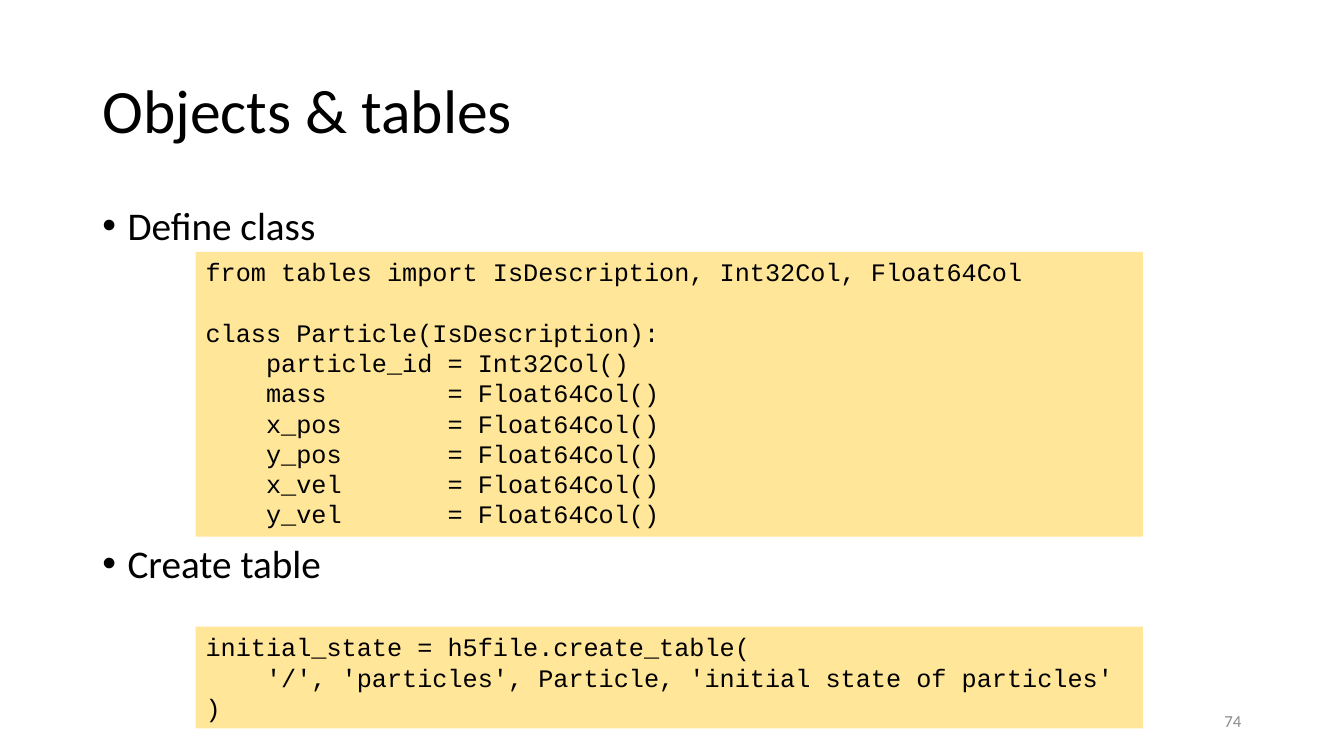
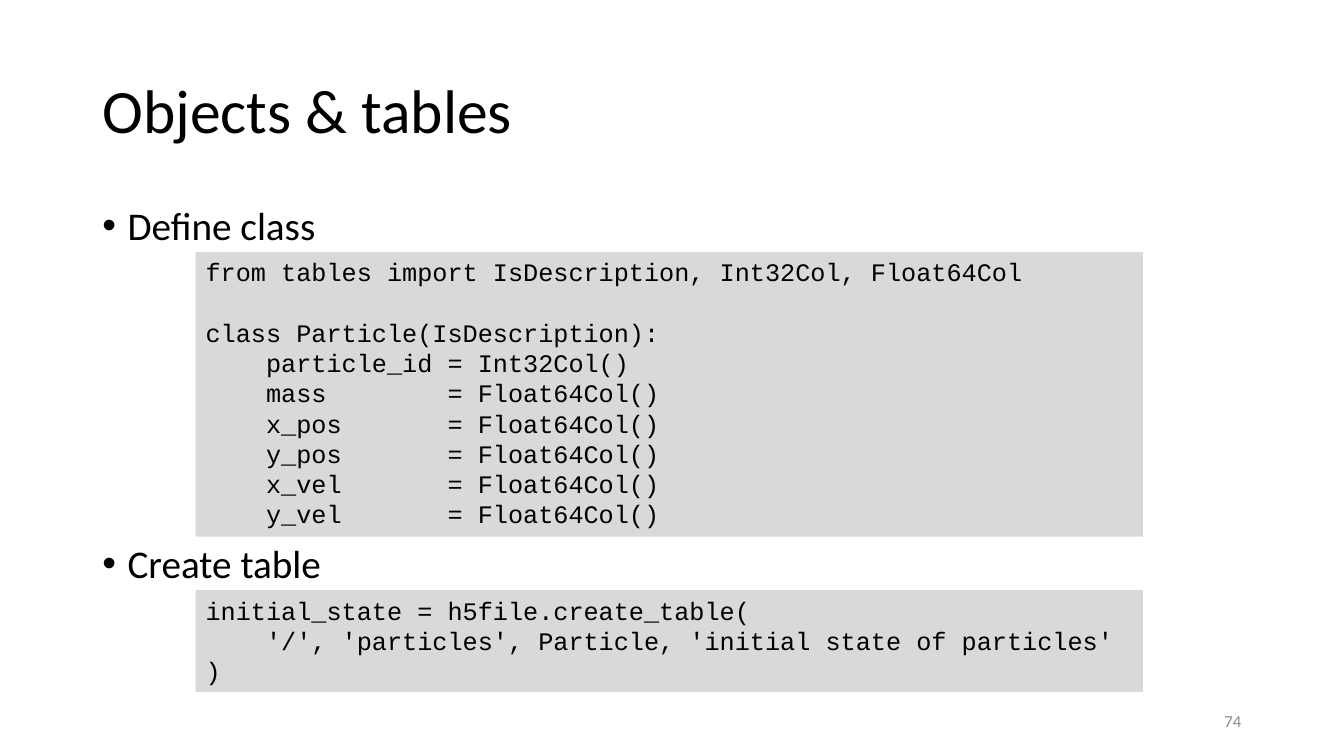
Before and after one commit to gjbex/Scientific-Python, a slide deck: slide 74 of scientific_python.pptx. Drawn at 1344x756 pixels with LibreOffice and Linux fonts; fonts in the diff are those of the drawing. Boxes give left, top, right and bottom in pixels: in the first picture for what was removed or moved away, otherwise in the second. Text is boxed around its words. In the diff, an @@ line names an element or a change of style, - is before the commit and + after.

Commit message:
Fix formatting HDF5 section

```diff
--- a/scientific_python.pptx
+++ b/scientific_python.pptx
@@ rectangle "from tables import IsDescription, Int32Col, ..." at [196, 252, 1143, 537]: fill #FFE699 to #D9D9D9 @@
@@ rectangle "initial_state = h5file.create_table( '/', 'particles', ..." at [196, 590, 1143, 692]: fill #FFE699 to #D9D9D9 @@
@@ rectangle "initial_state = h5file.create_table( '/', 'particles', ...": place and size @@
-rectangle "initial_state = h5file.create_table( '/', 'particles', ..." at [196, 627, 1143, 729]
+rectangle "initial_state = h5file.create_table( '/', 'particles', ..." at [196, 590, 1143, 692]
```
Also in this commit, not shown: 13 other slides changed.
